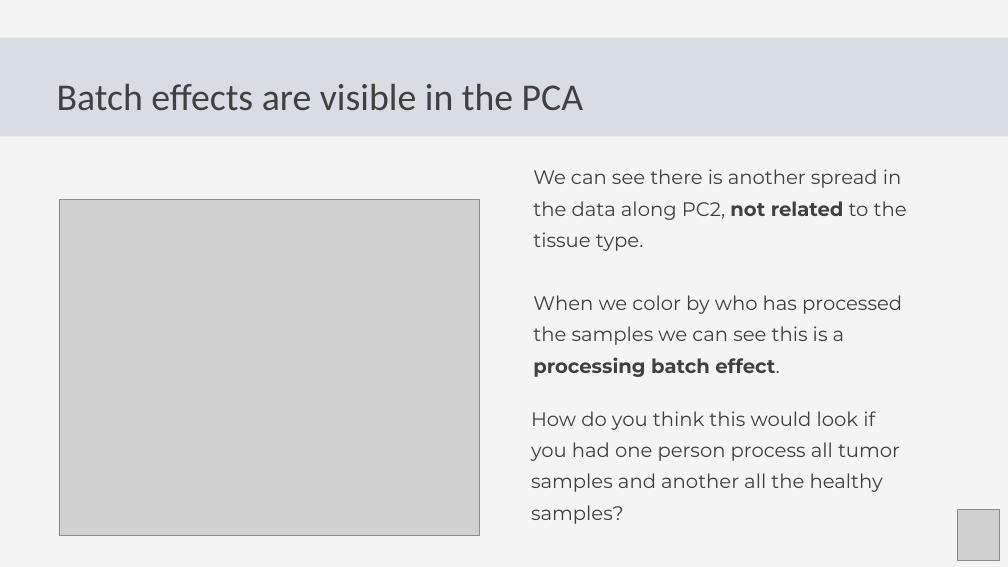
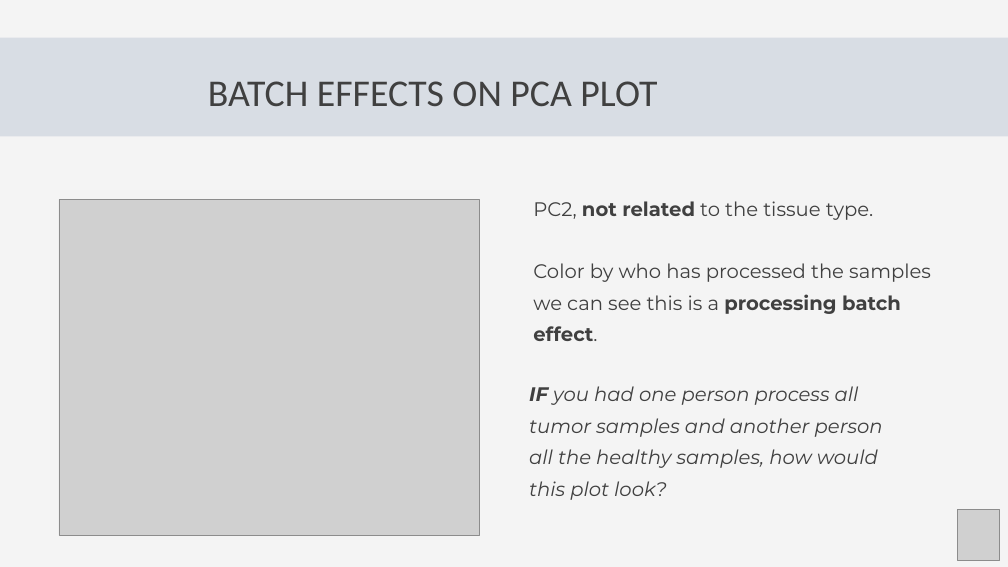
Before and after one commit to Center-for-Health-Data-Science/Foundations-of-Health-Data-Science, a slide deck: slide 18 of Slides/FHDS_Exploratory_Data_Analysis_Part2.pptx (slide 17 before the commit). Drawn at 1008x567 pixels with LibreOffice and Linux fonts; fonts in the diff are those of the drawing; grey boxes stand for pictures. Boxes give left, top, right and bottom in pixels: in the first picture for what was removed or moved away, otherwise in the second. Text is boxed around its words. In the diff, an @@ line names an element or a change of style, - is before the commit and + after.

```diff
--- a/Slides/FHDS_Exploratory_Data_Analysis_Part2.pptx
+++ b/Slides/FHDS_Exploratory_Data_Analysis_Part2.pptx
@@ text at [208,81,657,106]: text changed @@
-Batch effects are visible in the PCA
+BATCH EFFECTS ON PCA PLOT
@@ text at [533,201,931,341]: text changed @@
-We can see there is another spread in the data along PC2, not related to the tissue type.
-When we color by who has processed the samples we can see this is a processing batch effect.
+PC2, not related to the tissue type.
+Color by who has processed the samples we can see this is a processing batch effect.
@@ text at [529,386,883,500]: text changed; italic on @@
-How do you think this would look if you had one person process all tumor samples and another all the healthy samples?
+IF you had one person process all tumor samples and another person all the healthy samples, how would this plot look?
```
Also in this commit, not shown: 15 other slides changed, 2 slides added, 1 slide removed, 1 other file.
